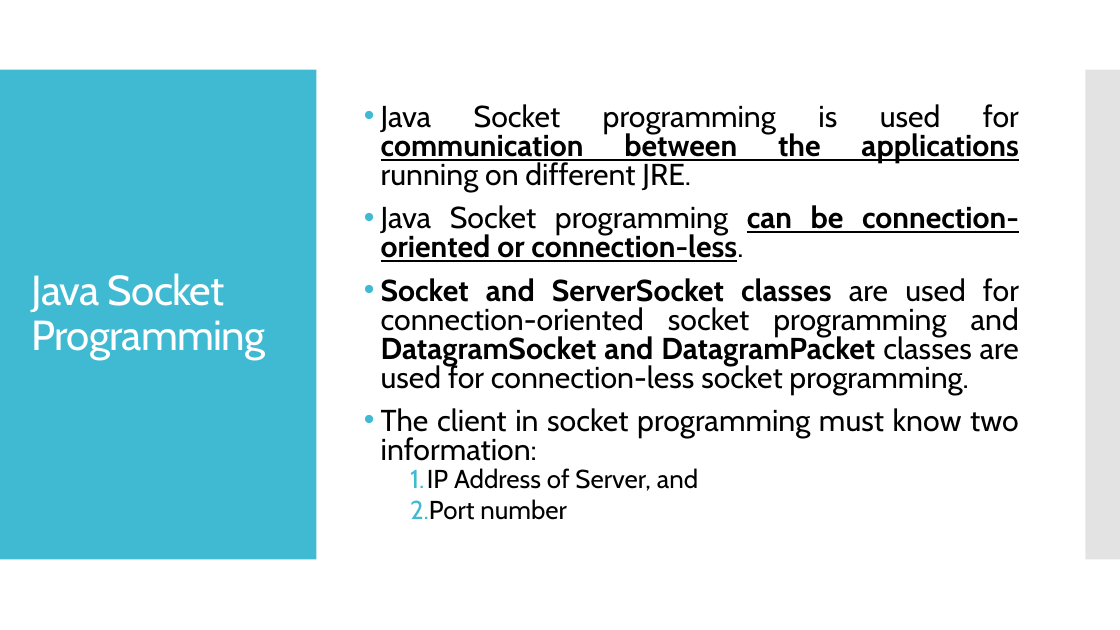
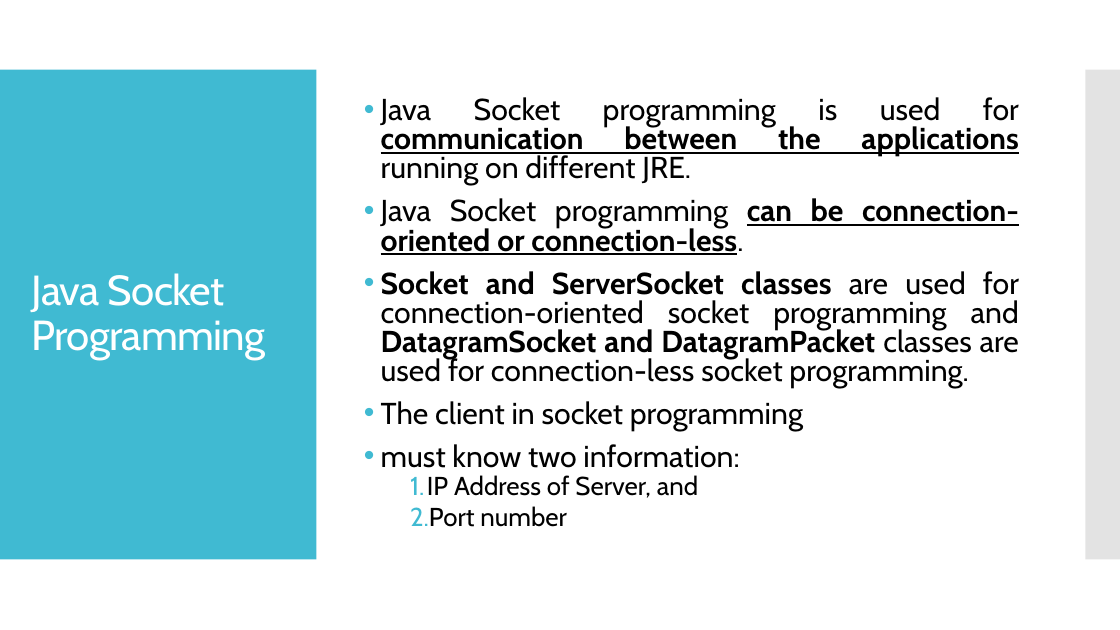
Before and after one commit to jrambasana/AJP2022-code, a slide deck: slide 10 of Slides/AJP - Unit 1 - Java Networking.pptx. Drawn at 1120x630 pixels with LibreOffice and Linux fonts; fonts in the diff are those of the drawing. Boxes give left, top, right and bottom in pixels: in the first picture for what was removed or moved away, otherwise in the second. Text is boxed around its words. In the diff, an @@ line names an element or a change of style, - is before the commit and + after.

```diff
--- a/Slides/AJP - Unit 1 - Java Networking.pptx
+++ b/Slides/AJP - Unit 1 - Java Networking.pptx
@@ text at (x1=381, y1=401, x2=803, y2=468): text changed @@
-• The client in socket programming must know two information:
+• The client in socket programming
+• must know two information:
```
Also in this commit, not shown: 1 other slide changed, 15 slides added, 4 other files.
